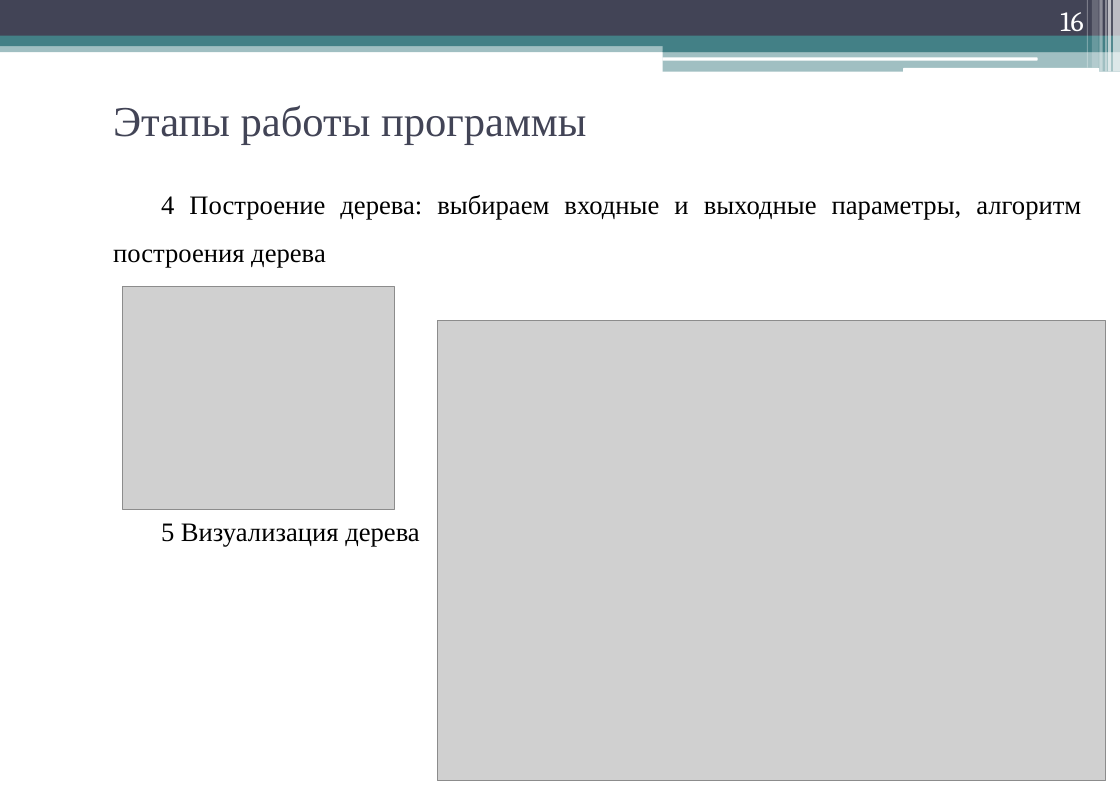
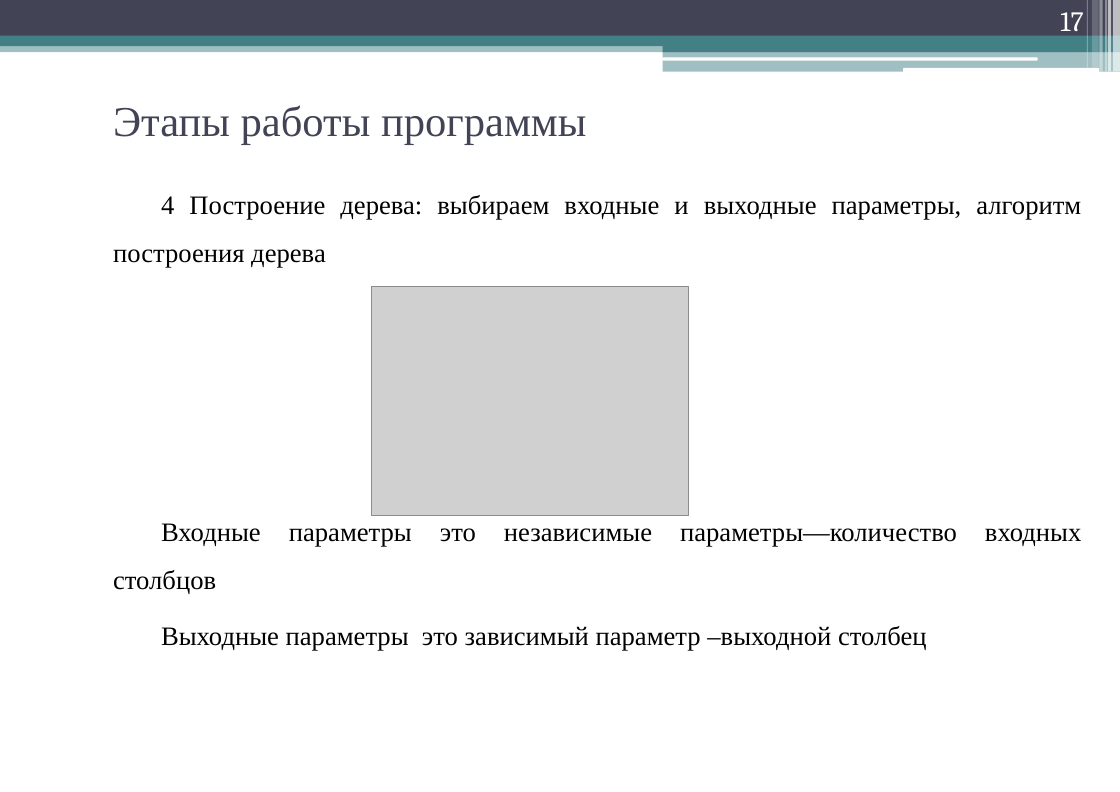
Before and after one commit to geper/DOC_decision_trees, a slide deck: slide 17 of Prezent.pptx (slide 16 before the commit). Drawn at 1120x792 pixels with LibreOffice and Linux fonts; fonts in the diff are those of the drawing; grey boxes stand for pictures. Boxes give left, top, right and bottom in pixels: in the first picture for what was removed or moved away, otherwise in the second. Text is boxed around its words. In the diff, an @@ line names an element or a change of style, - is before the commit and + after.

```diff
--- a/Prezent.pptx
+++ b/Prezent.pptx
@@ page number at (1060, 12, 1083, 37): text changed @@
-16
+17
@@ picture: place and size @@
-picture at (123, 286, 394, 509)
+picture at (372, 286, 689, 515)
@@ picture removed at (438, 321, 1107, 781) @@
@@ text at (113, 523, 957, 651): text changed @@
-5 Визуализация дерева
+Входные параметры это независимые параметры—количество входных столбцов
+Выходные параметры это зависимый параметр –выходной столбец
```
Also in this commit, not shown: 7 other slides changed, 2 slides added, 2 other files.
